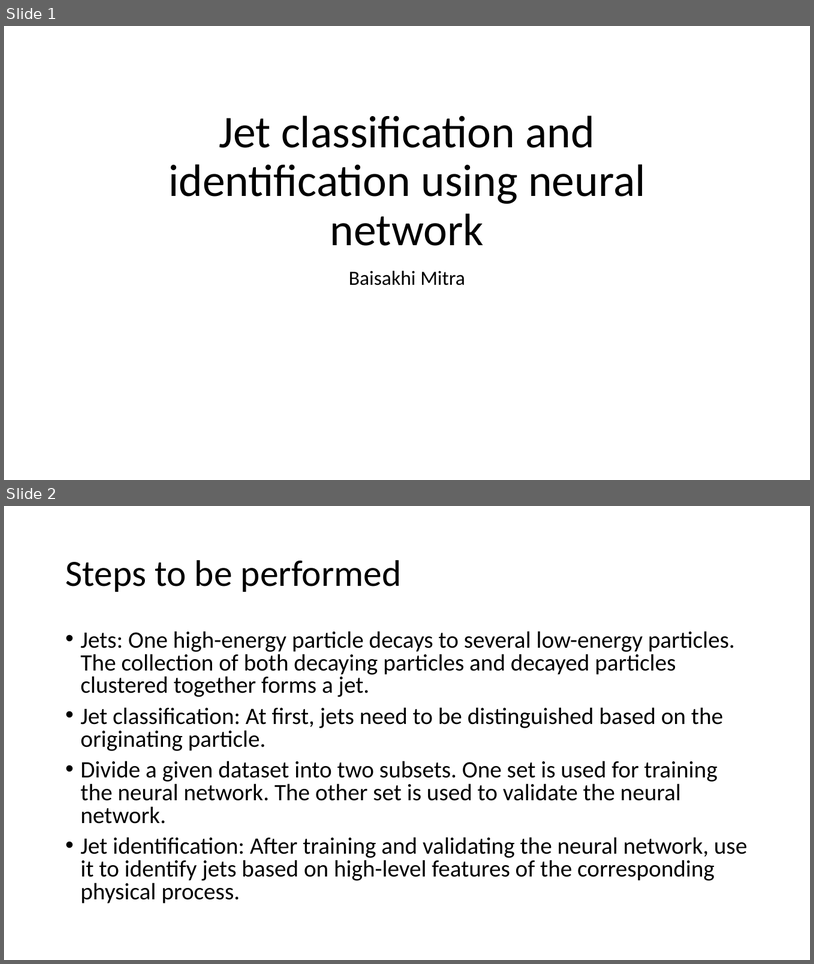
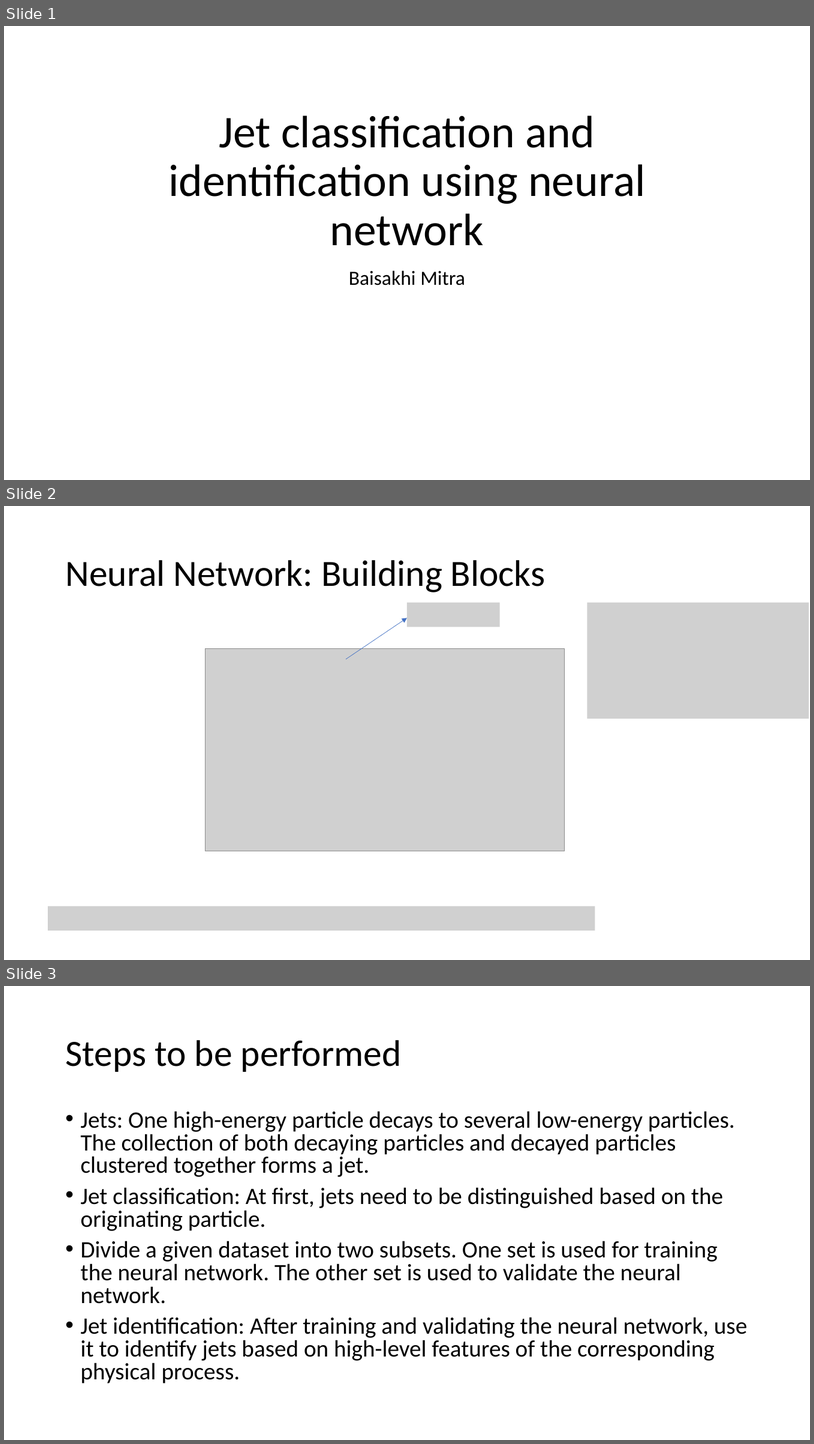
Before and after one commit to bmitraSLAC/NN-in-Jet-classification, a slide deck: Jet_Classifcation.pptx. Shown one above the other, each under a label of ours: slides 1 and 2 before the commit, slides 1, 2 and 3 after it. The pictures are 814x964 and 814x1444 pixels, drawn with LibreOffice and Linux fonts; fonts in the diff are those of the drawing; grey boxes stand for pictures. Boxes give left, top, right and bottom in pixels: in the first picture for what was removed or moved away, otherwise in the second. Text is boxed around its words. In the diff, an @@ line names an element or a change of style, - is before the commit and + after.

```diff
--- a/Jet_Classifcation.pptx
+++ b/Jet_Classifcation.pptx
@@ slide 2 added at [4,506,810,960], background #FFFFFF @@
@@ title added at [65,560,546,592], 44 pt, text #000000 @@
+Neural Network: Building Blocks
@@ picture added at [408,602,500,627] @@
@@ picture added at [588,602,810,718] @@
@@ arrow added from (346, 659) to (408, 618), #4472C4 0.5 pt @@
@@ picture added at [206,649,565,852] @@
@@ picture added at [48,906,596,930] @@
@@ what was slide 2 is now slide 3 @@
```
Also in this commit, not shown: 2 other slides added, 1 slide removed.
